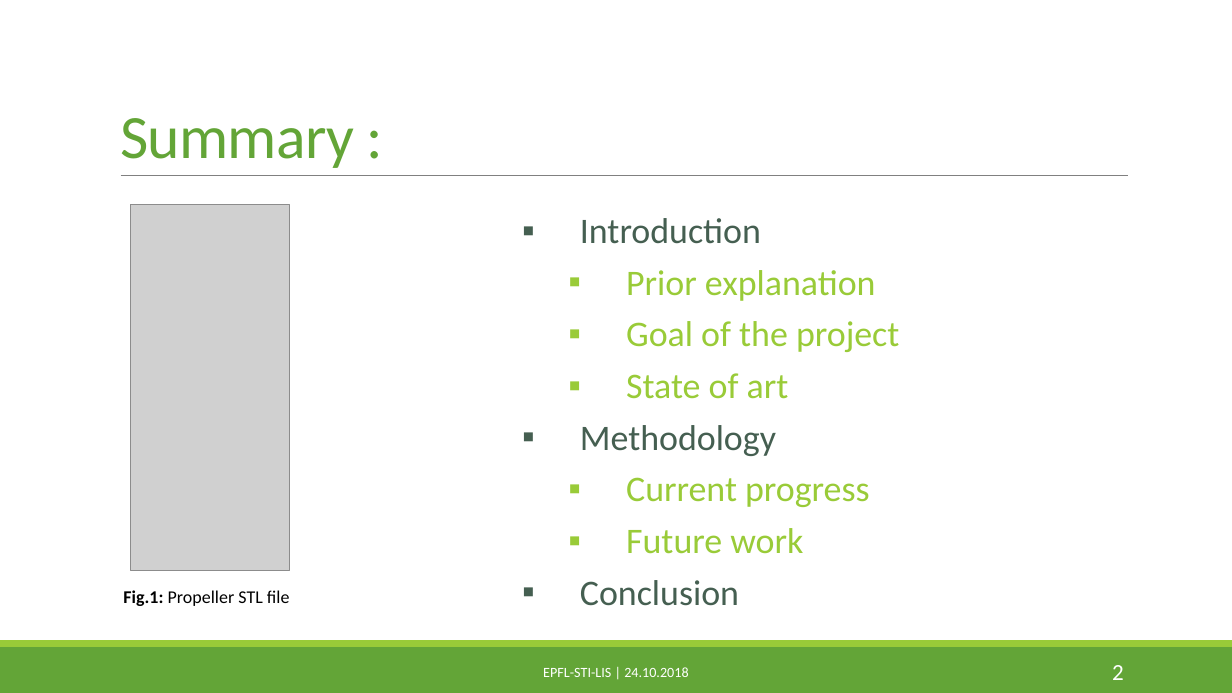
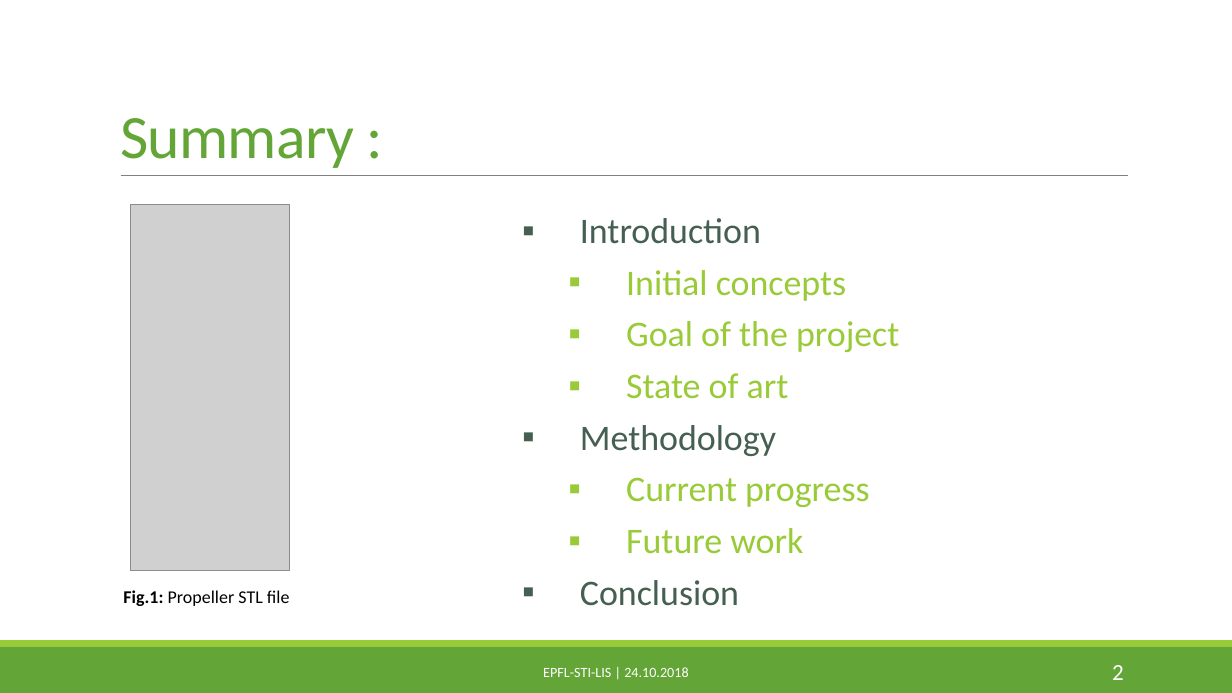
Before and after one commit to PaulineMauryL/PropellerProject, a slide deck: slide 2 of MIDTERM.pptx. Drawn at 1232x693 pixels with LibreOffice and Linux fonts; fonts in the diff are those of the drawing; grey boxes stand for pictures. Boxes give left, top, right and bottom in pixels: in the first picture for what was removed or moved away, otherwise in the second. Text is boxed around its words. In the diff, an @@ line names an element or a change of style, - is before the commit and + after.

```diff
--- a/MIDTERM.pptx
+++ b/MIDTERM.pptx
@@ text at bbox=[626, 270, 846, 301]: text changed @@
-  ▪ Prior explanation
+  ▪ Initial concepts
```
Also in this commit, not shown: 10 other slides changed, 26 other files.
